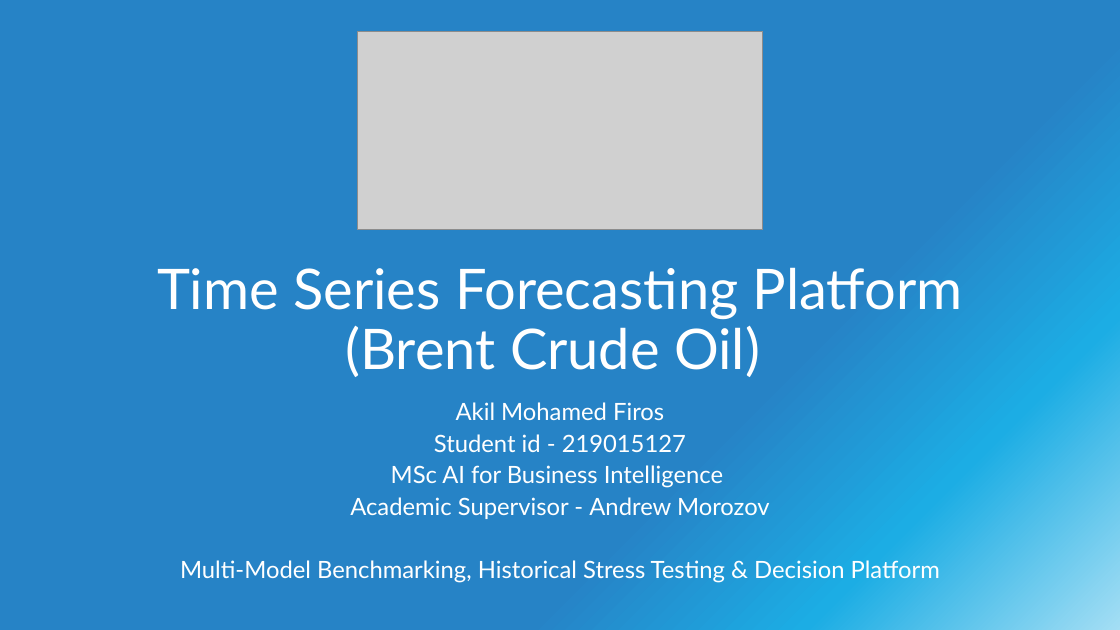
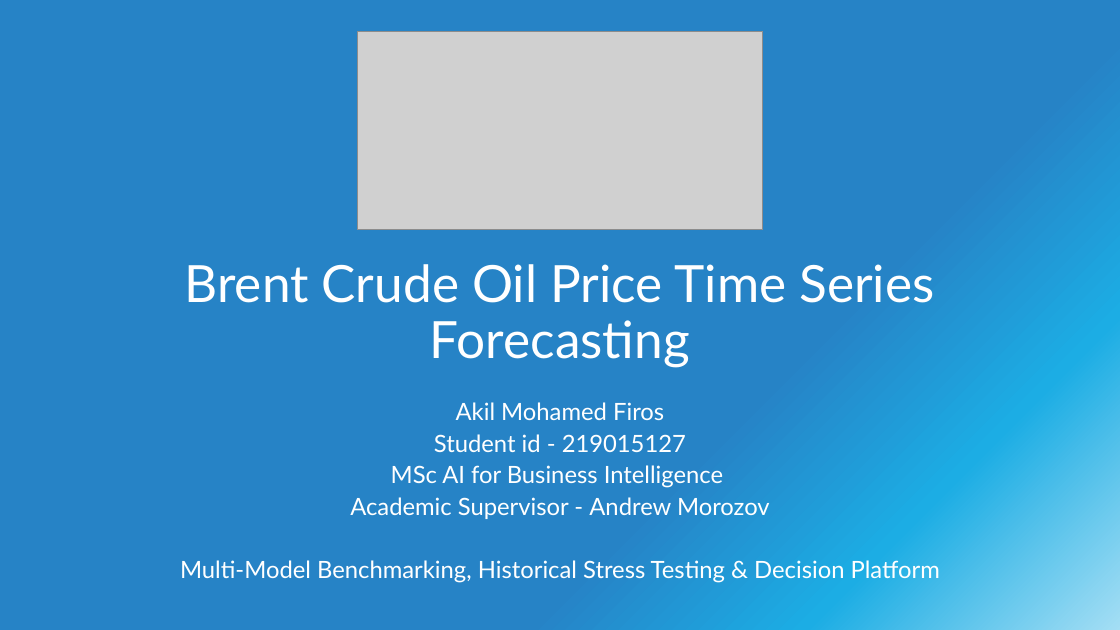
Before and after one commit to amohaf32/Time-Series-Forecast-Platform-Brent-Crude-Oil, a slide deck: slide 1 of presentations/Final Presentation .pptx. Drawn at 1120x630 pixels with LibreOffice and Linux fonts; fonts in the diff are those of the drawing; grey boxes stand for pictures. Boxes give left, top, right and bottom in pixels: in the first picture for what was removed or moved away, otherwise in the second. Text is boxed around its words. In the diff, an @@ line names an element or a change of style, - is before the commit and + after.

```diff
--- a/presentations/Final Presentation .pptx
+++ b/presentations/Final Presentation .pptx
@@ title at (185, 264, 934, 367): text changed; size 48 to 44 pt @@
-Time Series Forecasting Platform
-(Brent Crude Oil)
+Brent Crude Oil Price Time Series Forecasting
```
Also in this commit, not shown: 8 other slides changed, 1 slide added, 1 slide removed, 5 other files.
